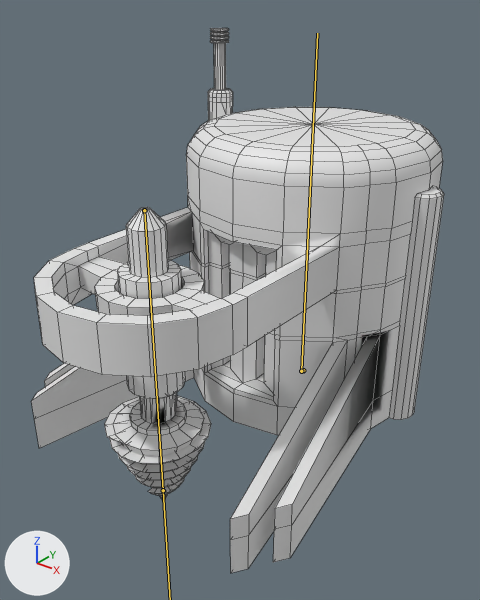
What one commit did to the FBX model Assets/Data/Structures/0. Early/Models/StaticDrill.fbx.
Both versions are drawn from a 50 mm lens placed at (0.456, -0.621, 0.529), pointed at (-0.013, -0.035, 0.165). The lights are fixed; the arrows at lower left show +X, +Y and +Z. Both versions are drawn at frame 124 of the action 'StaticDrillRig|Drilling '; the numbers are the values there. The bones that bend it are drawn over the model as lines. Mesh edges are drawn as thin lines.

Names of what the first picture shows: 'StaticDrill'.
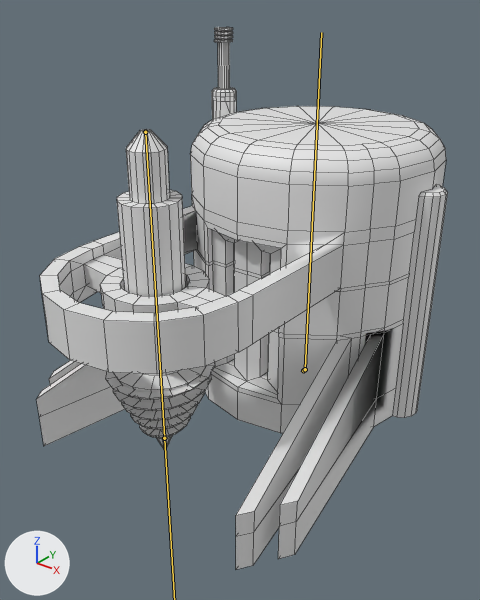
Changed parts and their boxes [x1, y1, x2, y2] in the pictures (480 x 600 px):
```json
{"object": "StaticDrill", "change": "posed", "before": [31, 28, 444, 573], "after": [37, 27, 448, 569]}
{"bone": "Base", "before": "(301, 371) to (317, 33)", "after": "(305, 369) to (321, 32)"}
{"bone": "Drill", "before": "(144, 210) to (163, 490)", "after": "(145, 132) to (164, 438)"}
```

The change, as JSON lines over the scene's bpy script:
```json
{"block": "bone_base", "where": "bone_base = bpy.data.objects['StaticDrillRig'].pose.bones['Base']  # child of 'Root'"}
{"op": "set", "path": "bone_base.location", "old": "(-0.003, 0.0, 0.005)", "new": "(0.0, 0.001, -0.007)"}
{"block": "bone_drill", "where": "bone_drill = bpy.data.objects['StaticDrillRig'].pose.bones['Drill']  # child of 'Base'"}
{"op": "set", "path": "bone_drill.location", "old": "(0.0, 0.078, 0.0)", "new": "(0.0, -0.069, 0.0)"}
{"op": "set", "path": "bone_drill.rotation_quaternion", "old": "(1.0, 0.0, 0.0, 0.0)", "new": "(-0.105, 0.0, -0.995, 0.0)", "note": "degrees (0, 0, 0) -> degrees (0, 168, 0)"}
```
